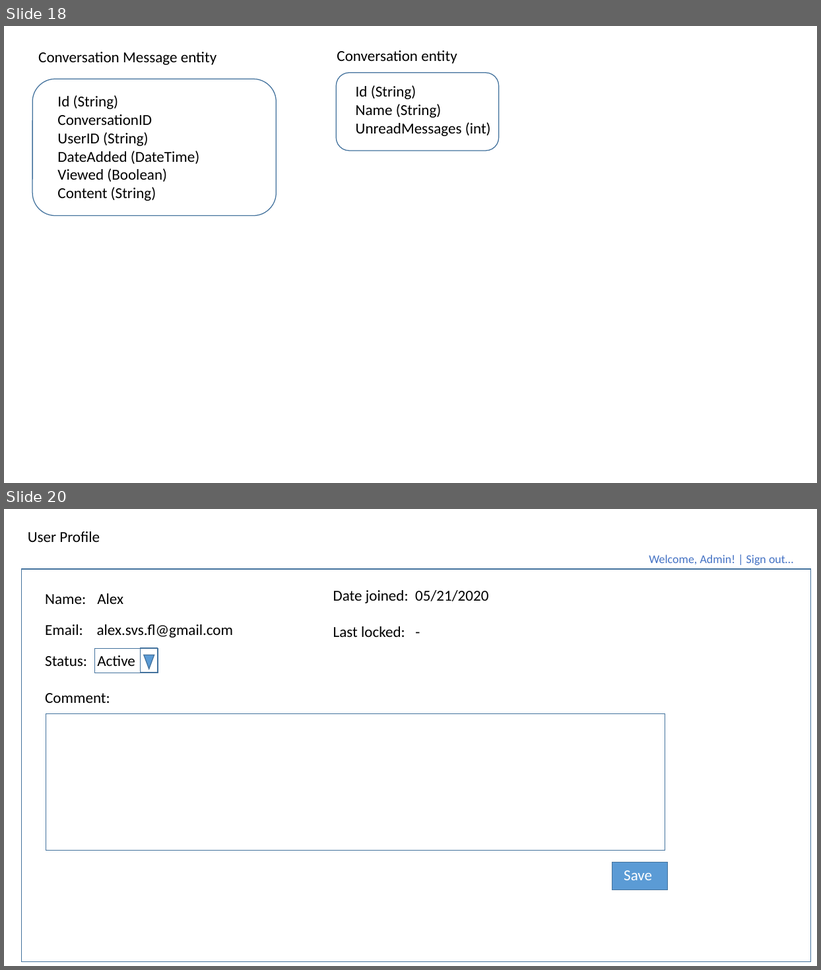
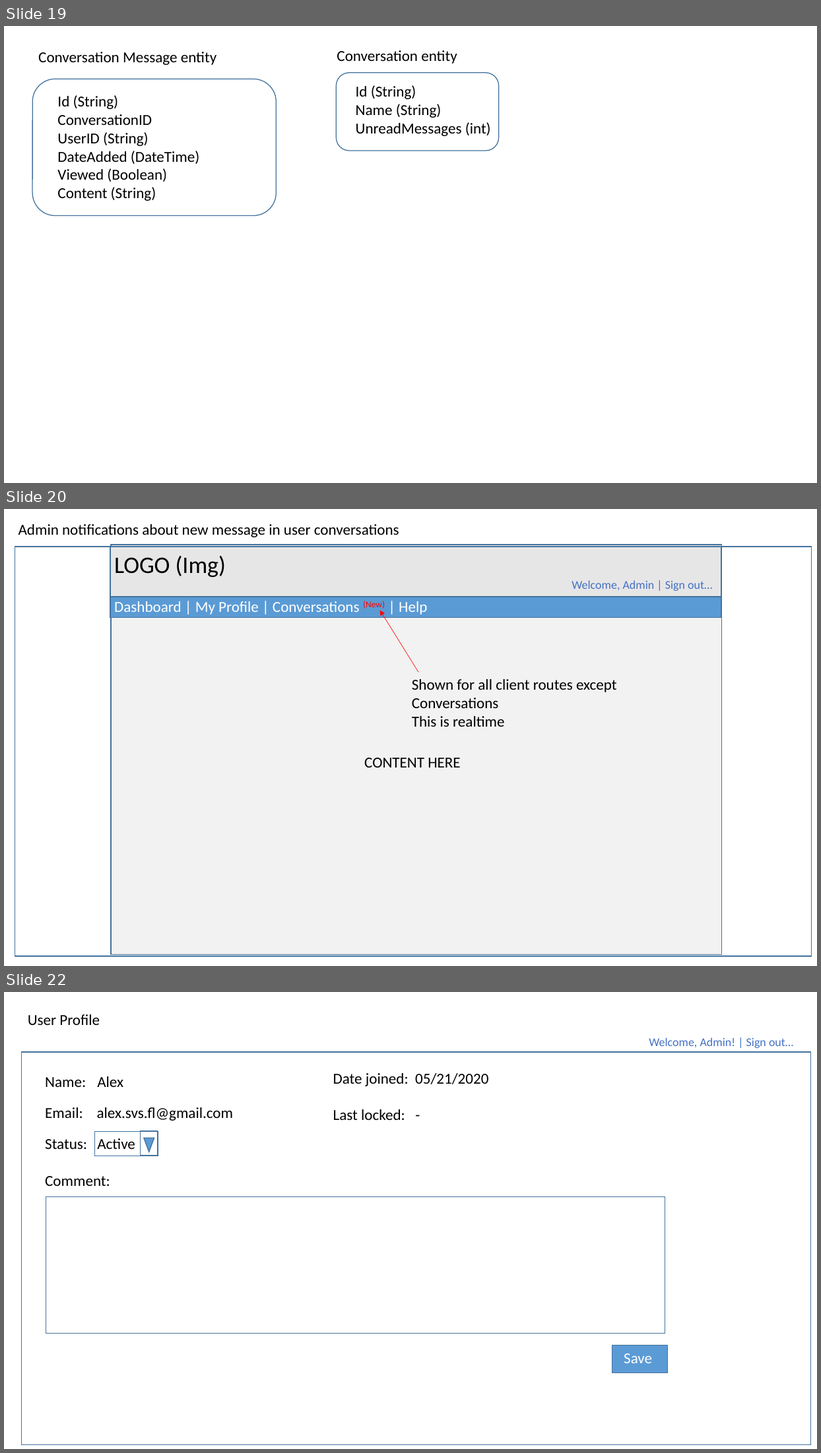
Before and after one commit to AlexanderFlanchik/AvsHost, a slide deck: Specs.pptx. Shown one above the other, each under a label of ours: slides 18 and 20 before the commit, slides 19, 20 and 22 after it; the slides between them are not shown. The pictures are 821x970 and 821x1453 pixels, drawn with LibreOffice and Linux fonts; fonts in the diff are those of the drawing. Boxes give left, top, right and bottom in pixels: in the first picture for what was removed or moved away, otherwise in the second. Text is boxed around its words. In the diff, an @@ line names an element or a change of style, - is before the commit and + after.

Commit message:
Conversations realtime features

```diff
--- a/Specs.pptx
+++ b/Specs.pptx
@@ slide 20 added at (4,509,817,966), background #FFFFFF @@
@@ text added at (19,524,399,537), 18 pt, text #000000 @@
+Admin notifications about new message in user conversations
@@ rectangle added at (15,547,812,956), outline #43739E 1 pt @@
@@ rectangle added at (110,547,721,618), fill #E7E6E6, outline #43739E 1 pt @@
@@ rectangle added at (111,545,721,955), fill #F2F2F2, outline #43739E 1 pt @@
@@ text added at (114,556,226,577), 28 pt, text #000000 @@
+LOGO (Img)
@@ text added at (572,580,712,591), 14 pt, text #4472C4 @@
+Welcome, Admin | Sign out…
@@ rectangle added at (111,597,721,618), fill #5B9BD5, outline #43739E 1 pt @@
@@ text added at (114,601,427,615), 18 pt, text #FFFFFF @@
+Dashboard | My Profile | Conversations (New) | Help
@@ arrow added from (418, 673) to (380, 610), #FF0000 0.5 pt @@
@@ text added at (412,679,617,727), 18 pt, text #000000 @@
+Shown for all client routes except Conversations
+This is realtime
@@ text added at (364,758,460,768), 18 pt, text #000000 @@
+CONTENT HERE
@@ what was slide 18 is now slide 19 @@
@@ what was slide 20 is now slide 22 @@
```
Also in this commit, not shown: 1 slide changed, 1 other slide added, 23 other files.
